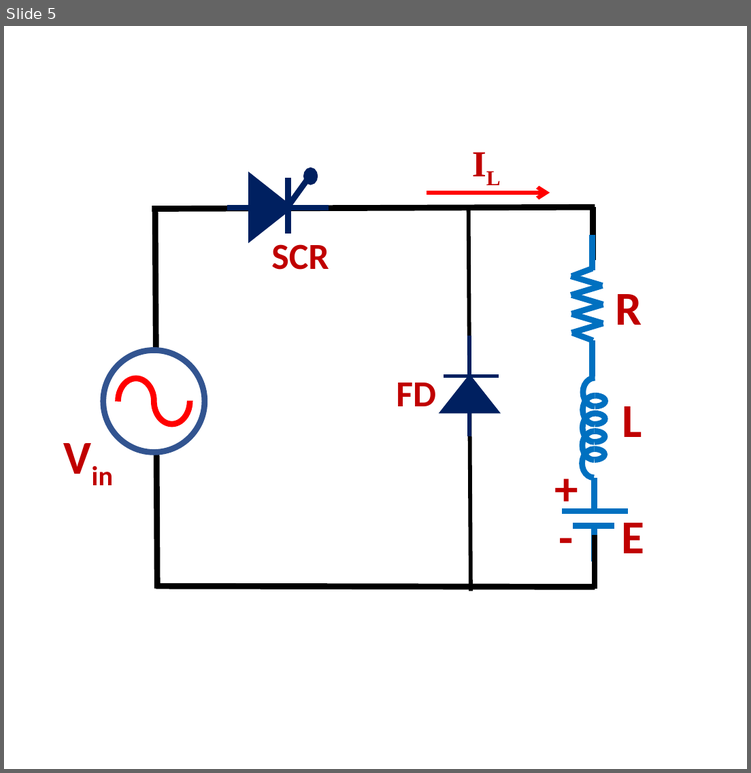
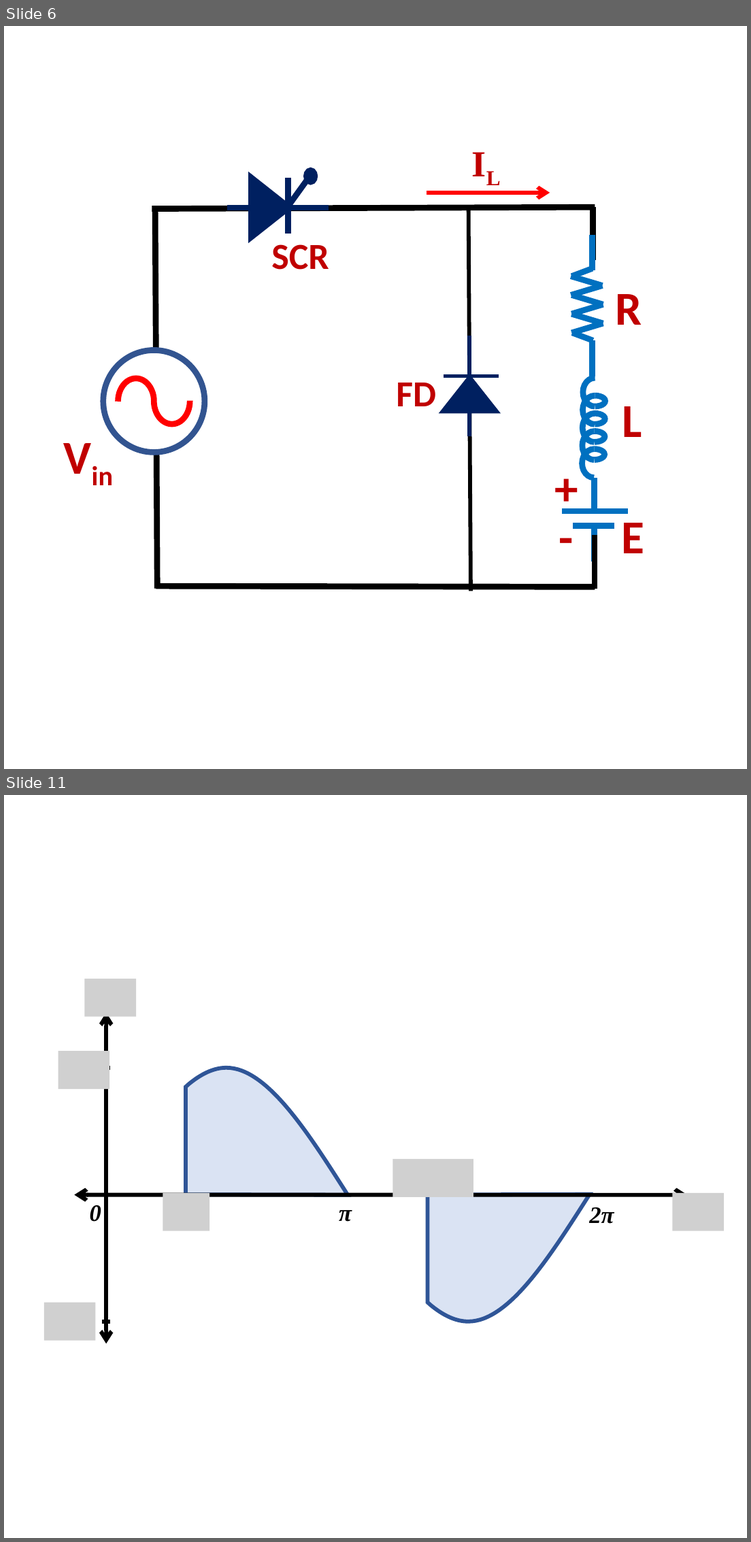
Before and after one commit to suriyamu1/PowerElectronicsLab, a slide deck: Assets/Powerpoints/Quiz images.pptx. Shown one above the other, each under a label of ours: slide 5 before the commit, slides 6 and 11 after it; the slides between them are not shown. The pictures are 751x773 and 751x1542 pixels, drawn with LibreOffice and Linux fonts; fonts in the diff are those of the drawing; grey boxes stand for pictures. Boxes give left, top, right and bottom in pixels: in the first picture for what was removed or moved away, otherwise in the second. Text is boxed around its words. In the diff, an @@ line names an element or a change of style, - is before the commit and + after.

```diff
--- a/Assets/Powerpoints/Quiz images.pptx
+++ b/Assets/Powerpoints/Quiz images.pptx
@@ slide 11 added at (x1=4, y1=795, x2=747, y2=1538), background #FFFFFF @@
@@ group added at (x1=43, y1=979, x2=723, y2=1343): 6 pictures, 3 texts, 2 double arrows, 2 freeform shapes, 2 lines @@
+2π
+π
+0
@@ what was slide 5 is now slide 6 @@
```
Also in this commit, not shown: 5 other slides added, 16 other files.
